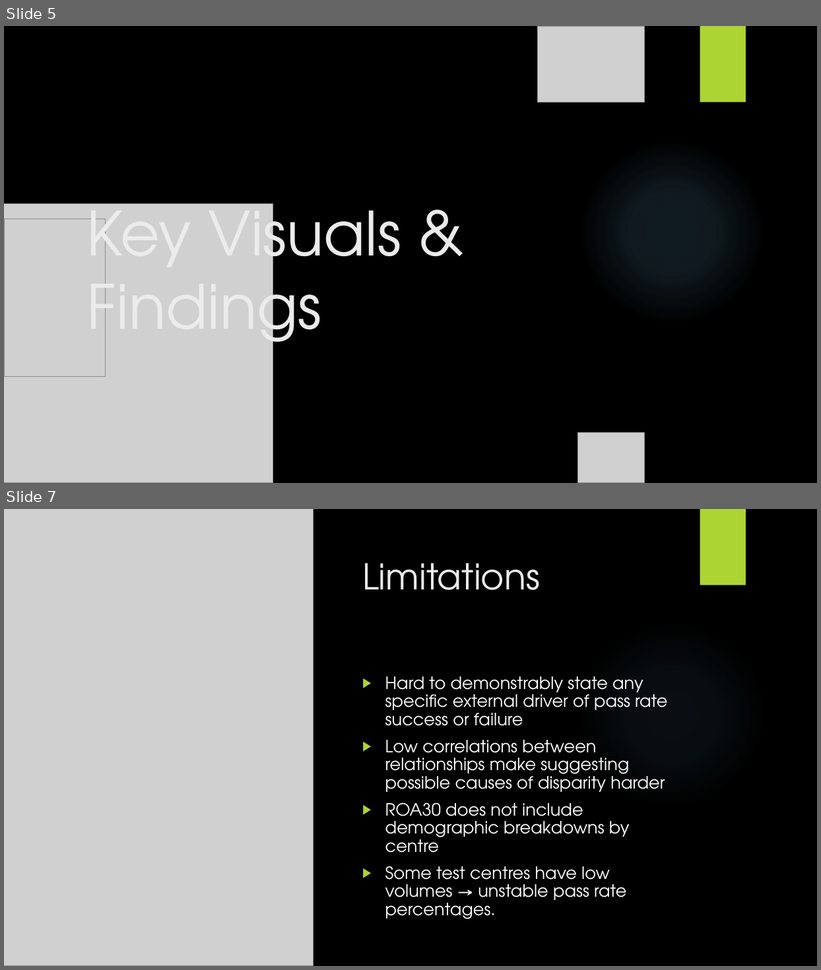
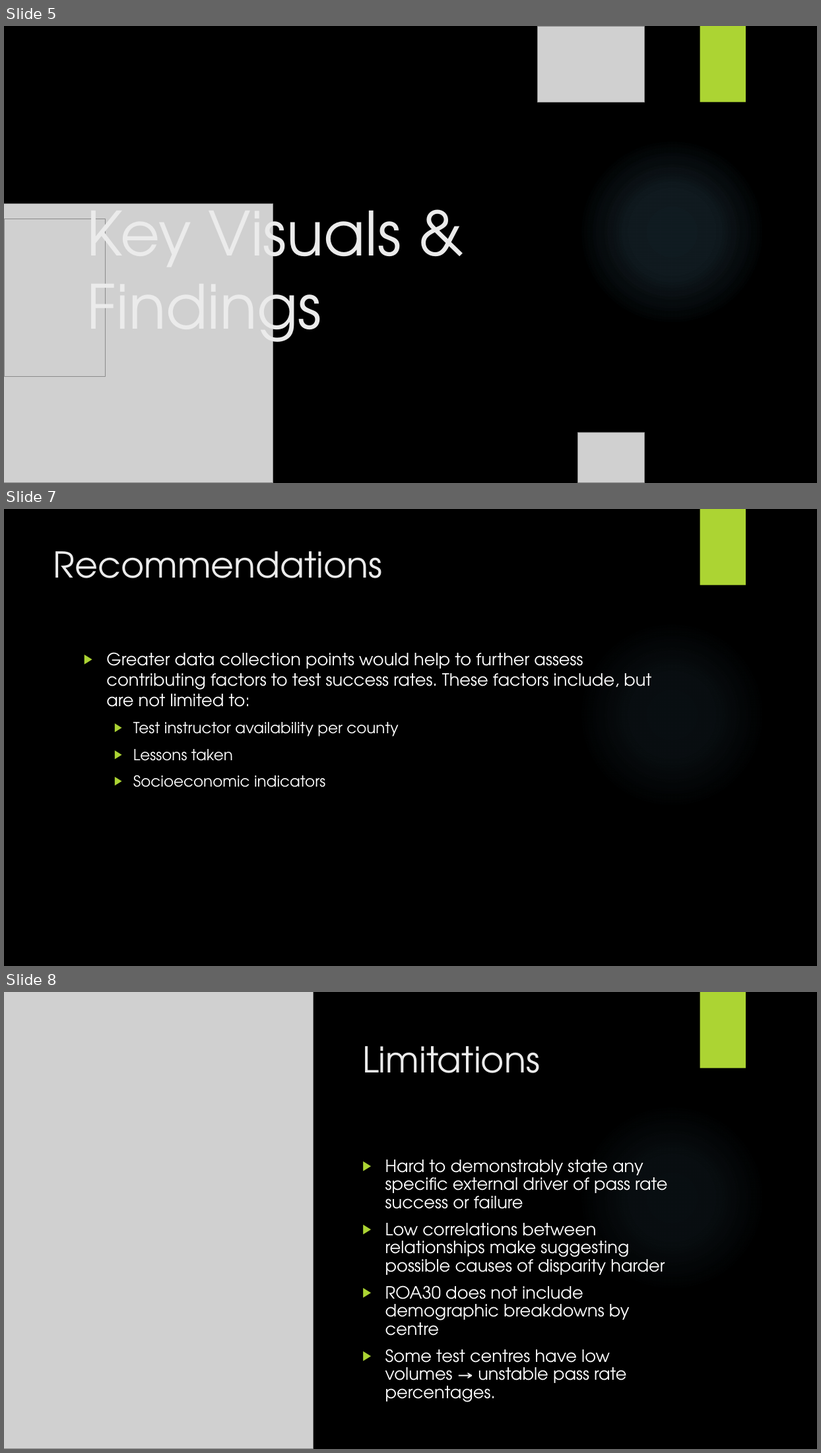
Before and after one commit to toney200/Data-Analytics-Visualization-Project, a slide deck: Group Presentation .pptx. Shown one above the other, each under a label of ours: slides 5 and 7 before the commit, slides 5, 7 and 8 after it; the slides between them are not shown. The pictures are 821x970 and 821x1453 pixels, drawn with LibreOffice and Linux fonts; fonts in the diff are those of the drawing; grey boxes stand for pictures; background and template pictures are left out. Boxes give left, top, right and bottom in pixels: in the first picture for what was removed or moved away, otherwise in the second. Text is boxed around its words. In the diff, an @@ line names an element or a change of style, - is before the commit and + after.

```diff
--- a/Group Presentation .pptx
+++ b/Group Presentation .pptx
@@ slide 7 added at (4,509,817,966), background picture (left out); not listed: 2 template elements that a slide beside it also shows @@
@@ title added at (54,551,383,578), 42 pt, text #EBEBEB @@
+Recommendations
@@ text added at (106,652,651,788), 20 pt, text #FFFFFF @@
+▶ Greater data collection points would help to further assess contributing factors to test success rates. These factors include, but are not limited to:
+  ▶ Test instructor availability per county
+  ▶ Lessons taken
+  ▶ Socioeconomic indicators
@@ what was slide 7 is now slide 8 @@
```
Also in this commit, not shown: 1 slide changed, 1 other slide added.
